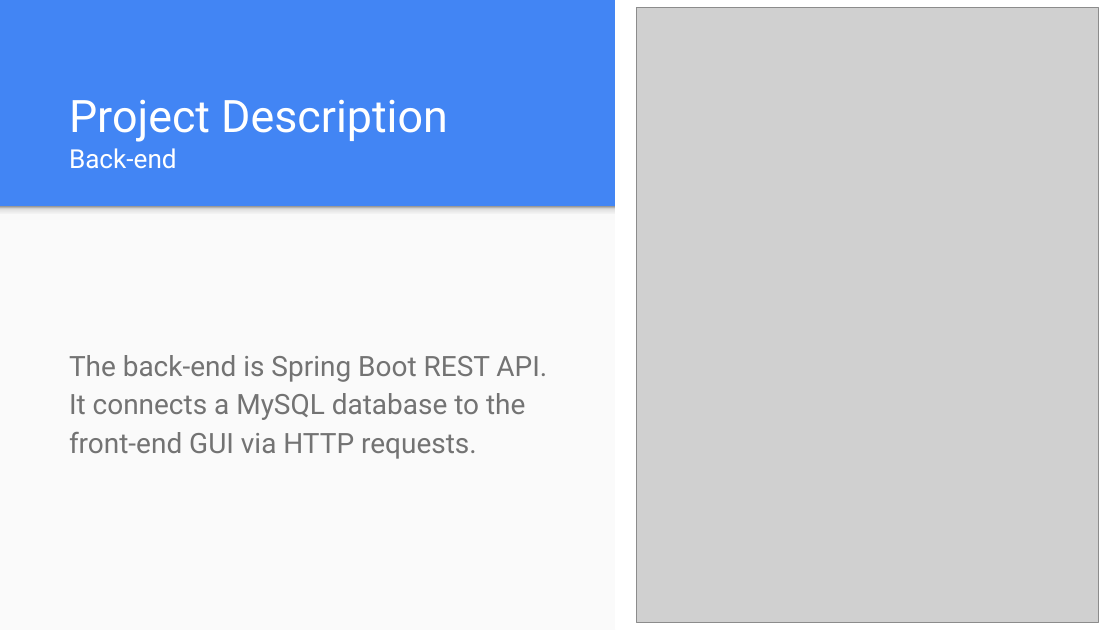
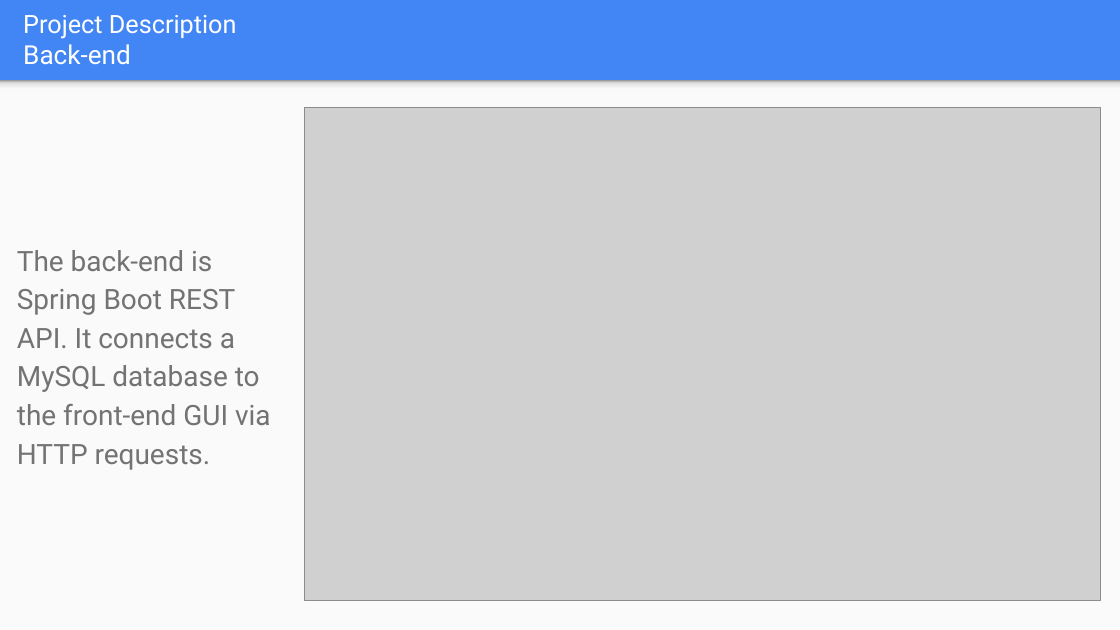
Before and after one commit to stormsju/CS380-Final-Project---TeamNamePending, a slide deck: slide 5 of PicMe Project Presentation.pptx. Drawn at 1120x630 pixels with LibreOffice and Linux fonts; fonts in the diff are those of the drawing; grey boxes stand for pictures. Boxes give left, top, right and bottom in pixels: in the first picture for what was removed or moved away, otherwise in the second. Text is boxed around its words. In the diff, an @@ line names an element or a change of style, - is before the commit and + after.

```diff
--- a/PicMe Project Presentation.pptx
+++ b/PicMe Project Presentation.pptx
@@ title "Project Description": place and size @@
-title "Project Description" at [69,99,448,169]
+title "Project Description" at [23,15,237,65]
@@ title "Project Description" at [23,15,237,65]: vertical alignment bottom to middle @@
@@ title at [23,15,237,39]: size 28.8 to 16.2 pt in "Project Description" @@
@@ rectangle removed at [616,0,1120,629] @@
@@ rectangle: place and size @@
-rectangle at [0,206,1120,629]
+rectangle at [0,81,1120,630]
@@ rectangle: place and size @@
-rectangle at [0,206,1120,220]
+rectangle at [0,81,1120,94]
@@ text "The back-end is Spring Boot ..." rewrapped from [69,355,547,459] to [17,250,271,470] @@
@@ picture: place and size @@
-picture at [637,8,1099,623]
+picture at [305,108,1101,600]
```
Also in this commit, not shown: 1 other slide changed, 1 slide added.
